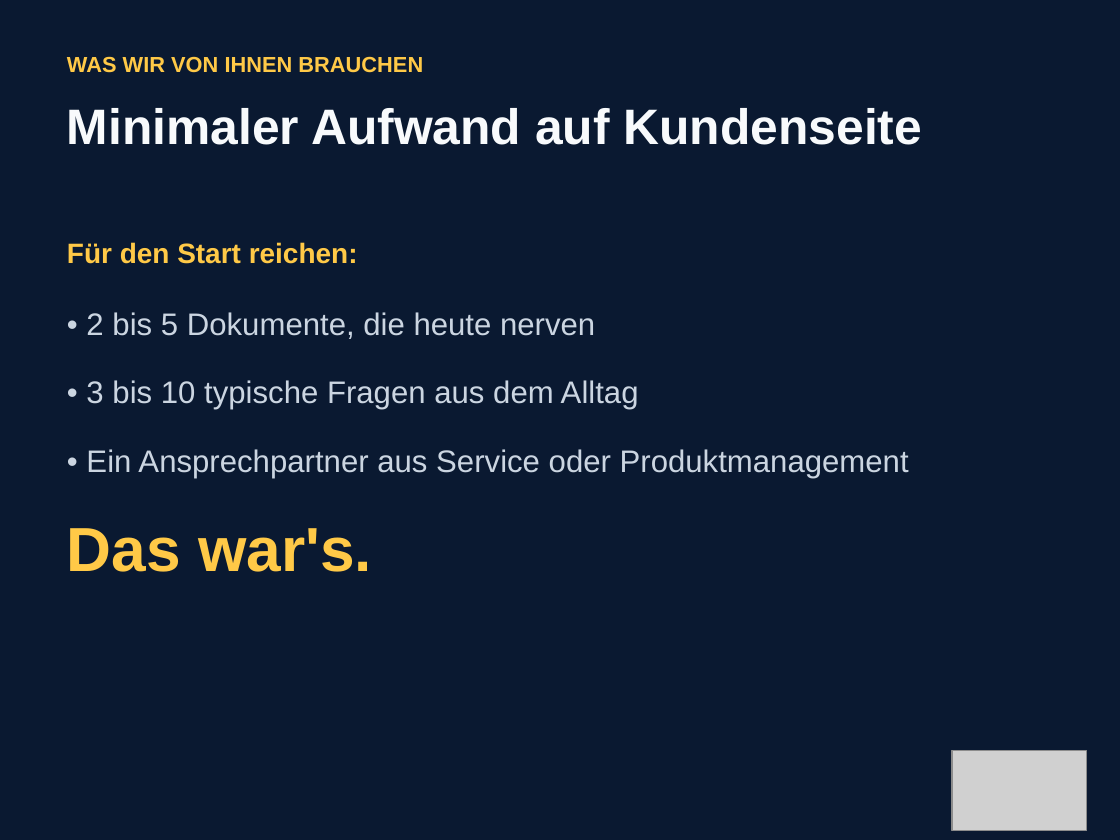
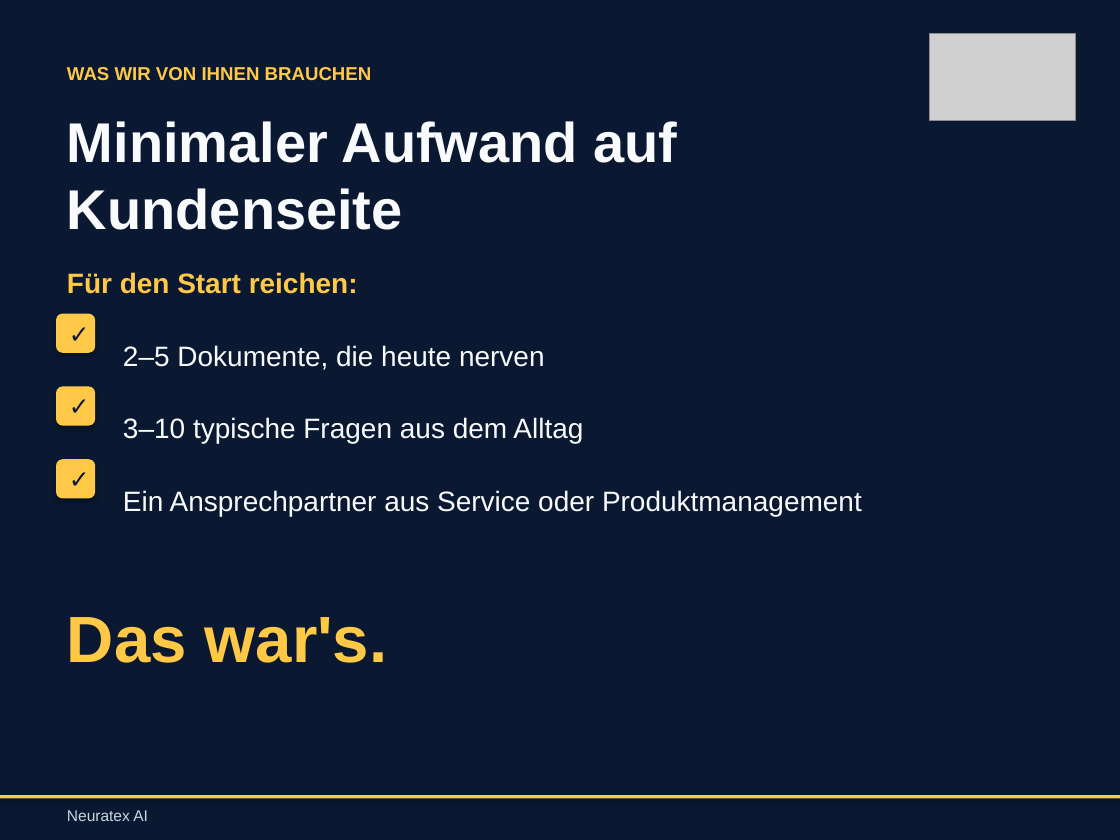
Before and after one commit to philxnovatex/ki-beratung_website, a slide deck: slide 12 of presentations/Neuratex_AI_Praesentation.pptx. Drawn at 1120x840 pixels with LibreOffice and Linux fonts; fonts in the diff are those of the drawing; grey boxes stand for pictures. Boxes give left, top, right and bottom in pixels: in the first picture for what was removed or moved away, otherwise in the second. Text is boxed around its words. In the diff, an @@ line names an element or a change of style, - is before the commit and + after.

```diff
--- a/presentations/Neuratex_AI_Praesentation.pptx
+++ b/presentations/Neuratex_AI_Praesentation.pptx
@@ text "WAS WIR VON IHNEN BRAUCHEN" moved from (x1=67, y1=56, x2=423, y2=73) to (x1=67, y1=67, x2=372, y2=81) @@
@@ text "WAS WIR VON IHNEN BRAUCHEN" at (x1=67, y1=67, x2=372, y2=81): size 14 to 12 pt @@
@@ picture resized from (x1=952, y1=750, x2=1086, y2=831) to (x1=930, y1=34, x2=1075, y2=121) @@
@@ text "Minimaler Aufwand auf Kundenseite" moved from (x1=67, y1=108, x2=923, y2=145) to (x1=67, y1=121, x2=677, y2=230) @@
@@ text "Minimaler Aufwand auf Kundenseite" at (x1=67, y1=121, x2=677, y2=230): size 32 to 36 pt @@
@@ text "Für den Start reichen:" moved from (x1=67, y1=242, x2=358, y2=264) to (x1=67, y1=272, x2=358, y2=294) @@
@@ text "Für den Start reichen:" at (x1=67, y1=272, x2=358, y2=294): line spacing 1.5 to 1.4 @@
@@ rounded rectangle added at (x1=56, y1=314, x2=95, y2=353), fill #FFC947, 16 pt, text #0A1931, bold @@
+✓
@@ text added at (x1=123, y1=345, x2=545, y2=370), 18 pt, text #F8FAFC @@
+2–5 Dokumente, die heute nerven
@@ rounded rectangle added at (x1=56, y1=386, x2=95, y2=426), fill #FFC947, 16 pt, text #0A1931, bold @@
+✓
@@ text at (x1=123, y1=417, x2=583, y2=444): text changed; size 20 to 18 pt; text colour #CBD5E1 to #F8FAFC @@
-• 2 bis 5 Dokumente, die heute nerven
-• 3 bis 10 typische Fragen aus dem Alltag
-• Ein Ansprechpartner aus Service oder Produktmanagement
+3–10 typische Fragen aus dem Alltag
@@ rounded rectangle added at (x1=56, y1=459, x2=95, y2=498), fill #FFC947, 16 pt, text #0A1931, bold @@
+✓
@@ text added at (x1=123, y1=490, x2=862, y2=516), 18 pt, text #F8FAFC @@
+Ein Ansprechpartner aus Service oder Produktmanagement
@@ text "Das war's." moved from (x1=67, y1=528, x2=372, y2=572) to (x1=67, y1=617, x2=387, y2=663) @@
@@ text "Das war's." at (x1=67, y1=617, x2=387, y2=663): size 40 to 42 pt; line spacing 1 to 1.4 @@
@@ rectangle added at (x1=0, y1=795, x2=1120, y2=799), fill #FFC947 @@
@@ text added at (x1=67, y1=810, x2=148, y2=821), 10 pt, text #CBD5E1 @@
+Neuratex AI
```
Also in this commit, not shown: 14 other slides changed, 1 other file.
